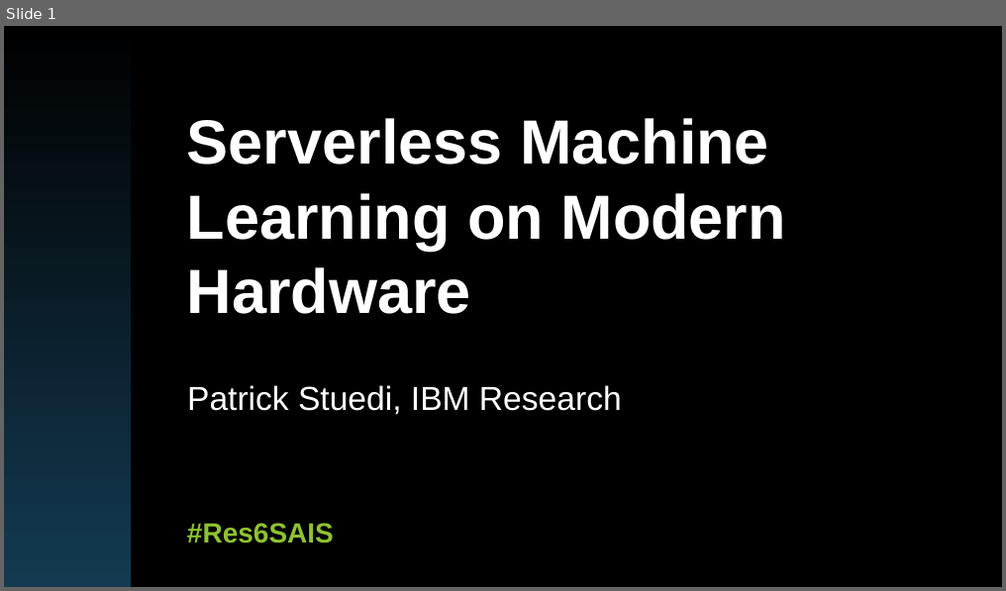
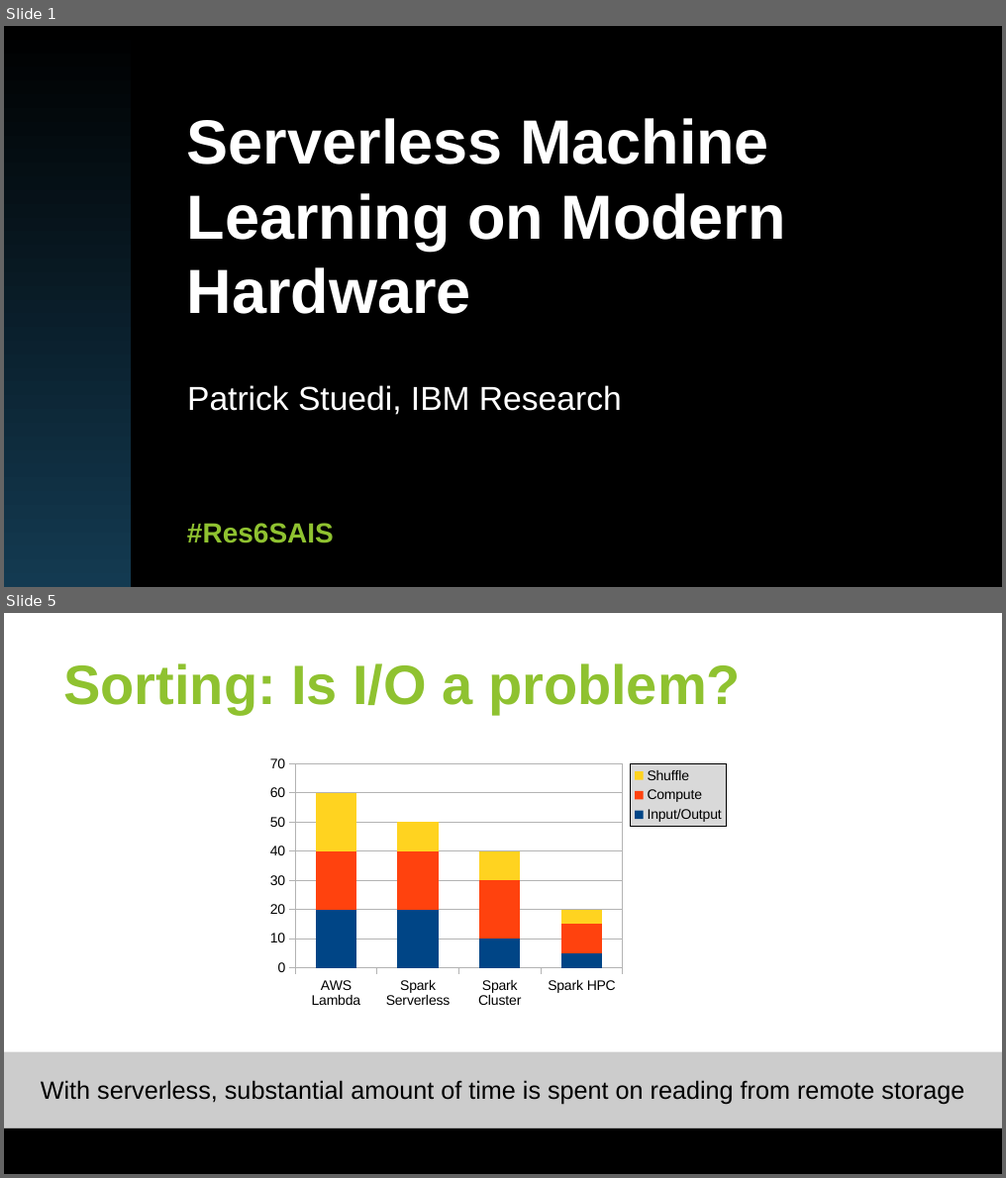
Before and after one commit to huangyibo/spark-summit-18, a slide deck: slides/spark-summit-18.odp. Shown one above the other, each under a label of ours: slide 1 before the commit, slides 1 and 5 after it; the slides between them are not shown. The pictures are 1006x591 and 1006x1178 pixels, drawn with LibreOffice and Linux fonts; fonts in the diff are those of the drawing; background and template pictures are left out. Boxes give left, top, right and bottom in pixels: in the first picture for what was removed or moved away, otherwise in the second. Text is boxed around its words. In the diff, an @@ line names an element or a change of style, - is before the commit and + after.

```diff
--- a/slides/spark-summit-18.odp
+++ b/slides/spark-summit-18.odp
@@ slide 5 added at (4, 613, 1002, 1174), background #FFFFFF; not listed: 1 template element that a slide beside it also shows @@
@@ title added at (64, 663, 741, 714), 40 pt, text #8FC230, bold @@
+Sorting: Is I/O a problem?
@@ column stacked chart added at (260, 751, 736, 1014) @@
+categories: AWS Lambda, Spark Serverless, Spark Cluster, Spark HPC
+Input/Output: 20, 20, 10, 5
+Compute: 20, 20, 20, 10
+Shuffle: 20, 10, 10, 5
@@ rectangle added at (4, 1053, 1002, 1128), fill #CCCCCC, 18 pt, text #000000 @@
+With serverless, substantial amount of time is spent on reading from remote storage
```
Also in this commit, not shown: 3 slides changed, 4 other slides added, 1 slide removed.
